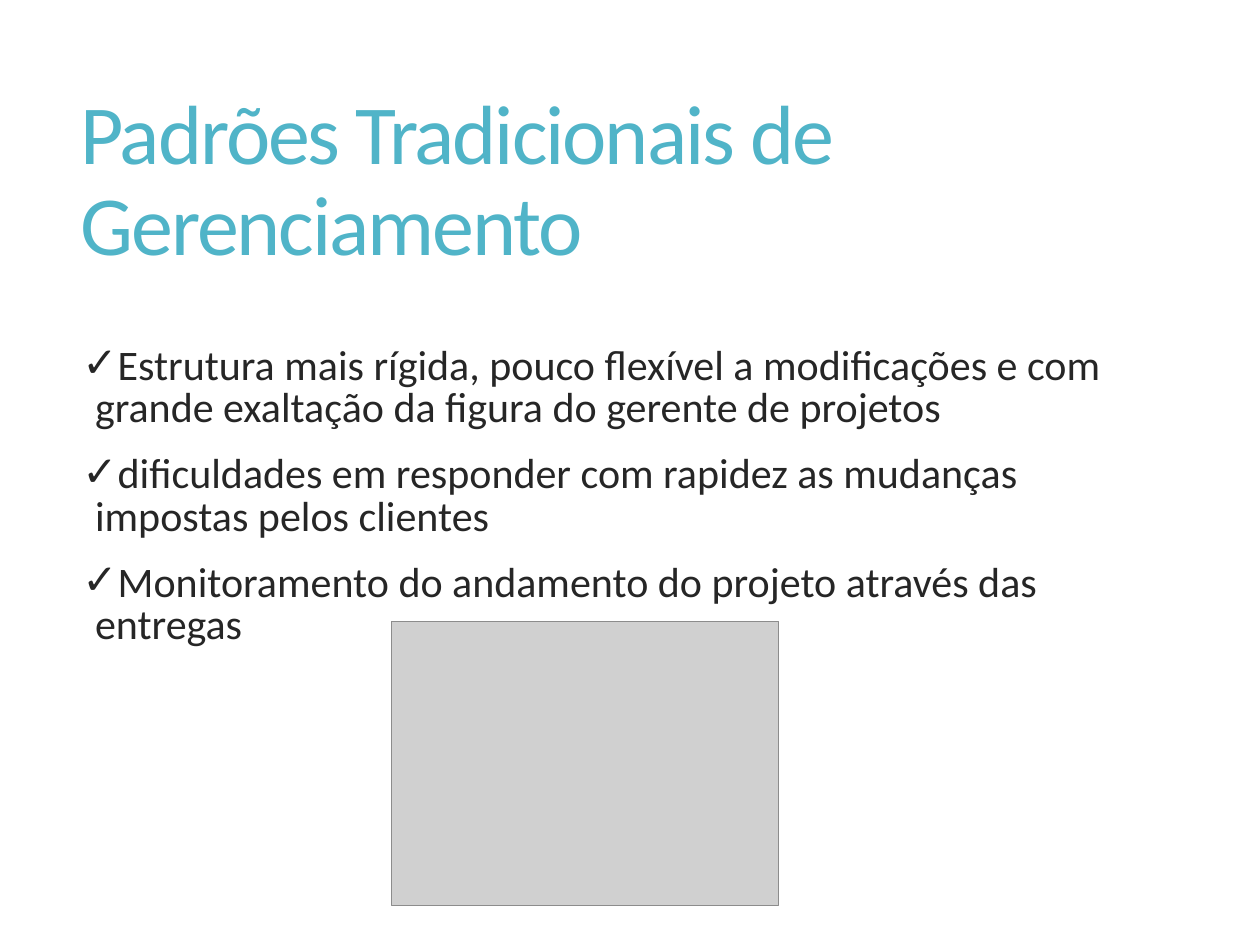
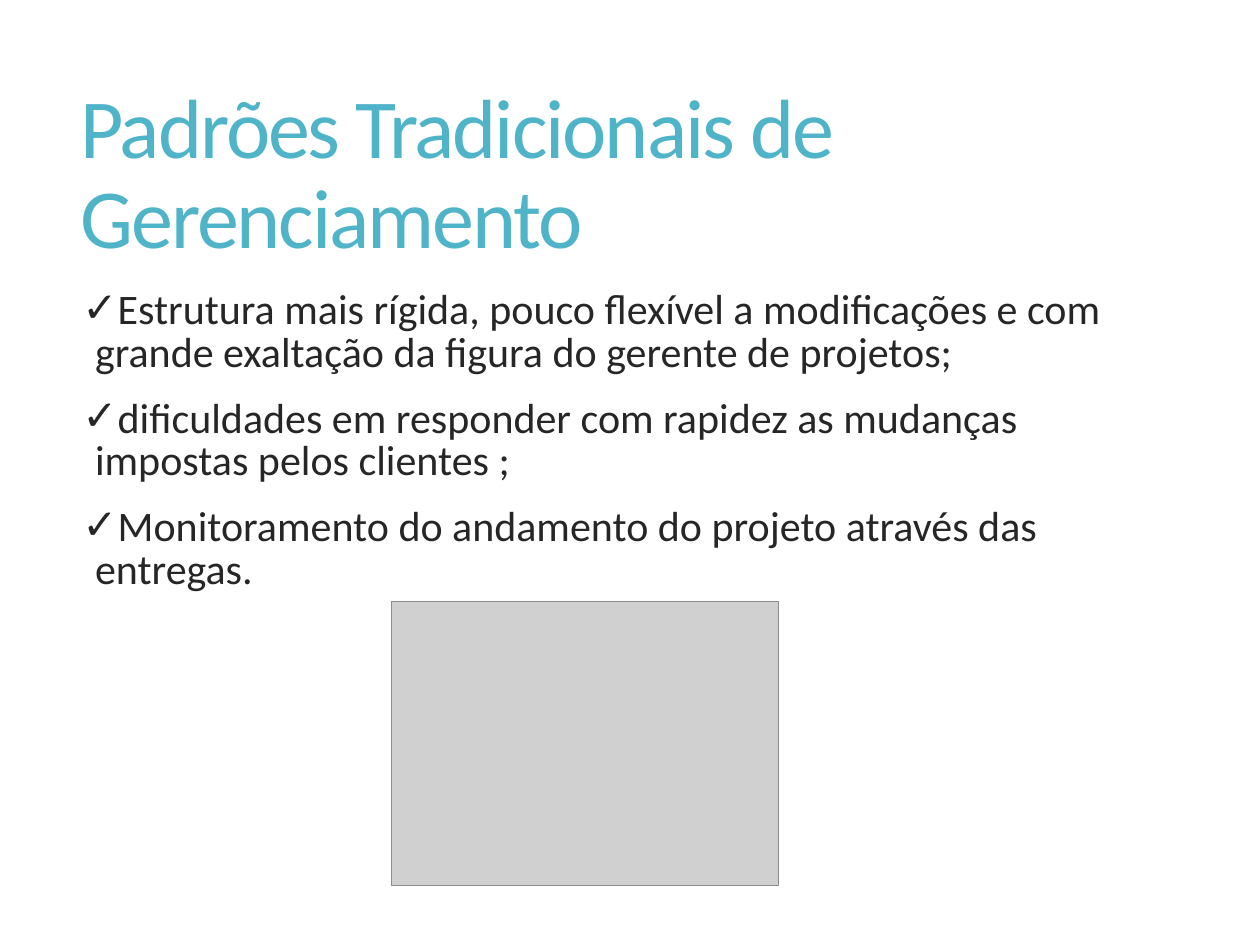
Before and after one commit to Elton-Garbin/TCC-2016, a slide deck: slide 6 of StartIdea/StartIdea.Docs/Apresentacao.pptx (slide 7 before the commit). Drawn at 1260x945 pixels with LibreOffice and Linux fonts; fonts in the diff are those of the drawing; grey boxes stand for pictures. Boxes give left, top, right and bottom in pixels: in the first picture for what was removed or moved away, otherwise in the second. Text is boxed around its words. In the diff, an @@ line names an element or a change of style, - is before the commit and + after.

```diff
--- a/StartIdea/StartIdea.Docs/Apresentacao.pptx
+++ b/StartIdea/StartIdea.Docs/Apresentacao.pptx
@@ title "Padrões Tradicionais de Gerenciamento": place and size @@
-title "Padrões Tradicionais de Gerenciamento" at box(81, 105, 834, 256)
+title "Padrões Tradicionais de Gerenciamento" at box(81, 99, 834, 249)
@@ text at box(95, 295, 1100, 592): text changed @@
-✓ Estrutura mais rígida, pouco flexível a modificações e com grande exaltação da figura do gerente de projetos
-✓ dificuldades em responder com rapidez as mudanças impostas pelos clientes
-✓ Monitoramento do andamento do projeto através das entregas
+✓ Estrutura mais rígida, pouco flexível a modificações e com grande exaltação da figura do gerente de projetos;
+✓ dificuldades em responder com rapidez as mudanças impostas pelos clientes ;
+✓ Monitoramento do andamento do projeto através das entregas.
@@ picture: place and size @@
-picture at box(392, 621, 779, 905)
+picture at box(392, 601, 779, 885)
```
Also in this commit, not shown: 10 other slides changed, 2 slides added, 1 slide removed.
